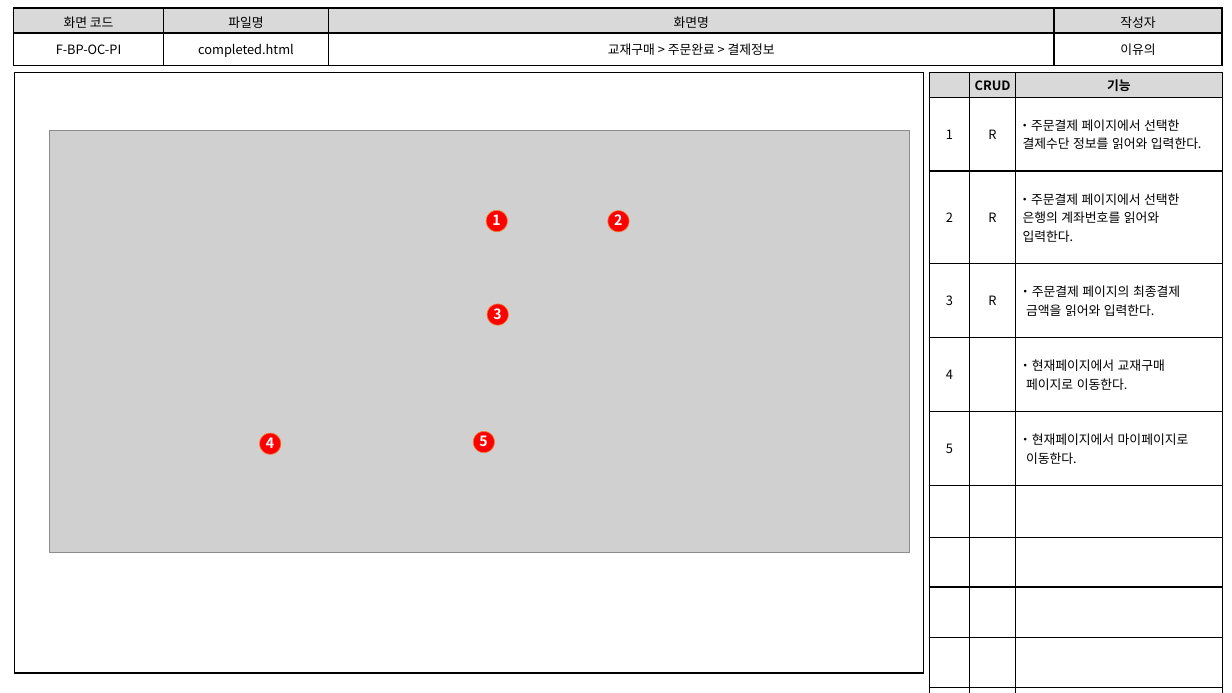
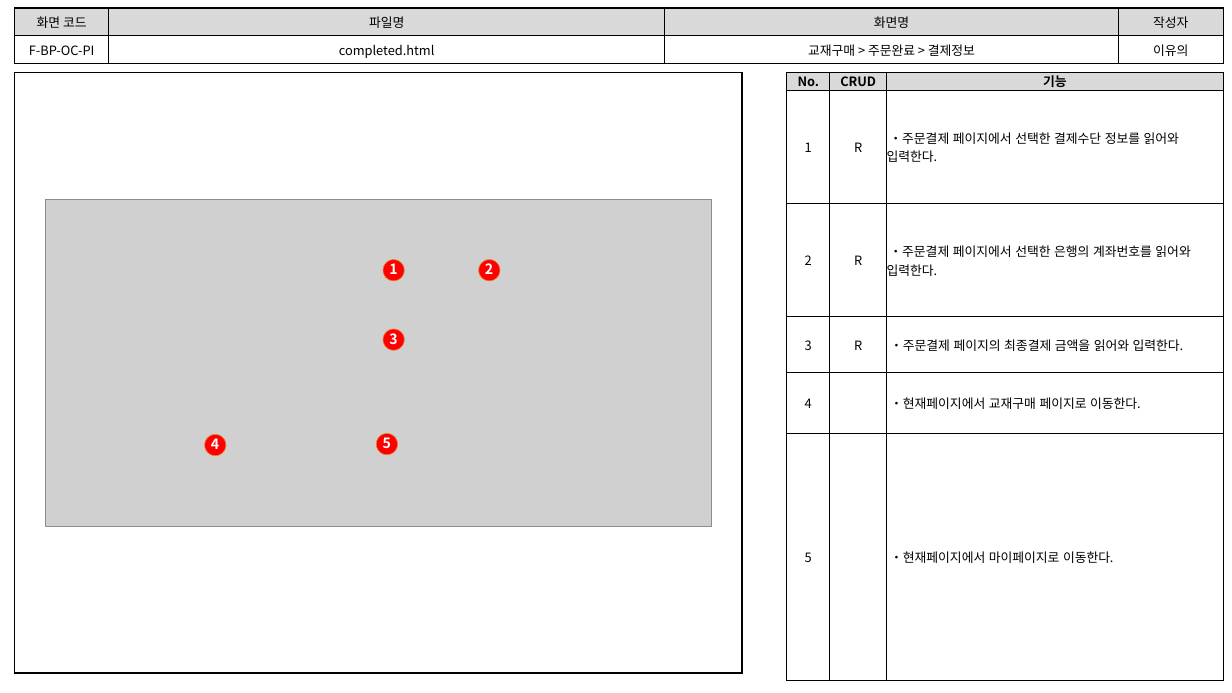
Before and after one commit to index506/cosmo6th_3thGroup, a slide deck: slide 9 of 3rd_Project/Category/Book/기능,화면,테스트 문서/3th_Project_화면 설계도(이유의).pptx. Drawn at 1232x693 pixels with LibreOffice and Linux fonts; fonts in the diff are those of the drawing; grey boxes stand for pictures. Boxes give left, top, right and bottom in pixels: in the first picture for what was removed or moved away, otherwise in the second. Text is boxed around its words. In the diff, an @@ line names an element or a change of style, - is before the commit and + after.

```diff
--- a/3rd_Project/Category/Book/기능,화면,테스트 문서/3th_Project_화면 설계도(이유의).pptx
+++ b/3rd_Project/Category/Book/기능,화면,테스트 문서/3th_Project_화면 설계도(이유의).pptx
@@ table: place and size @@
-table at (14,8,1223,66)
+table at (15,8,1224,62)
@@ rectangle: place and size @@
-rectangle at (15,72,924,673)
+rectangle at (15,72,743,673)
@@ table at (787,72,1223,674) @@
-row 1:  | CRUD | 기능
-row 2: 1 | R | ・주문결제 페이지에서 선택한 / 결제수단 정보를 읽어와 입력한다.
-row 3: 2 | R | ・주문결제 페이지에서 선택한 / 은행의 계좌번호를 읽어와 / 입력한다.
-row 4: 3 | R | ・주문결제 페이지의 최종결제 / 금액을 읽어와 입력한다.
-row 5: 4 |  | ・현재페이지에서 교재구매 / 페이지로 이동한다.
-row 6: 5 |  | ・현재페이지에서 마이페이지로 / 이동한다.
-row 7:  |  | 
-row 8:  |  | 
-row 9:  |  | 
-row 10:  |  | 
-row 11:  |  | 
+row 1: No. | CRUD | 기능
+row 2: 1 | R | ・주문결제 페이지에서 선택한 결제수단 정보를 읽어와 / 입력한다.
+row 3: 2 | R | ・주문결제 페이지에서 선택한 은행의 계좌번호를 읽어와 / 입력한다.
+row 4: 3 | R | ・주문결제 페이지의 최종결제 금액을 읽어와 입력한다.
+row 5: 4 |  | ・현재페이지에서 교재구매 페이지로 이동한다.
+row 6: 5 |  | ・현재페이지에서 마이페이지로 이동한다.
@@ table: place and size @@
-table at (930,73,1224,674)
+table at (787,72,1223,674)
@@ picture: place and size @@
-picture at (50,130,909,553)
+picture at (45,200,712,527)
@@ text "1": place and size @@
-text "1" at (492,211,500,225)
+text "1" at (389,260,397,274)
@@ ellipse: place and size @@
-ellipse at (486,211,507,232)
+ellipse at (384,260,405,281)
@@ text "2": place and size @@
-text "2" at (614,211,622,225)
+text "2" at (485,260,493,274)
@@ ellipse: place and size @@
-ellipse at (487,304,508,325)
+ellipse at (479,260,500,281)
@@ text "3": place and size @@
-text "3" at (493,308,501,319)
+text "3" at (389,333,397,344)
@@ ellipse: place and size @@
-ellipse at (608,211,629,232)
+ellipse at (384,329,405,350)
@@ text "4": place and size @@
-text "4" at (266,437,274,448)
+text "4" at (211,435,219,449)
@@ ellipse: place and size @@
-ellipse at (260,433,281,455)
+ellipse at (205,434,226,456)
@@ text "5": place and size @@
-text "5" at (479,432,487,446)
+text "5" at (383,434,391,448)
@@ ellipse: place and size @@
-ellipse at (473,432,494,453)
+ellipse at (376,433,397,455)
```
Also in this commit, not shown: 8 other slides changed, 3 other files.
